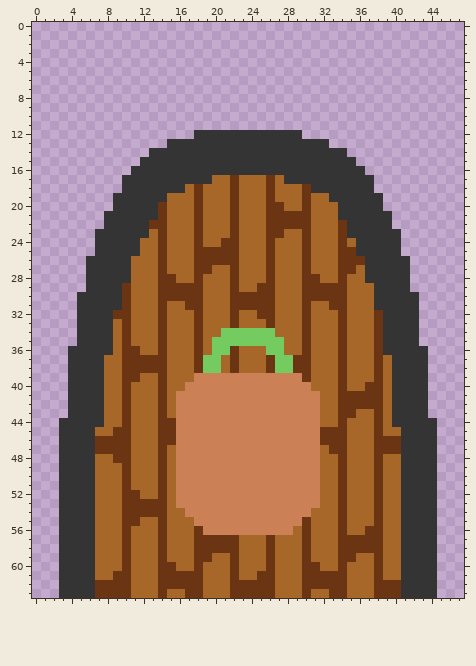
Pixel-art sprite, stored at SpookyJam/Assets/Images/Doors/LockedDoor.png. This is how it looked before the edit.
The file is 48x64 pixels.
The result:
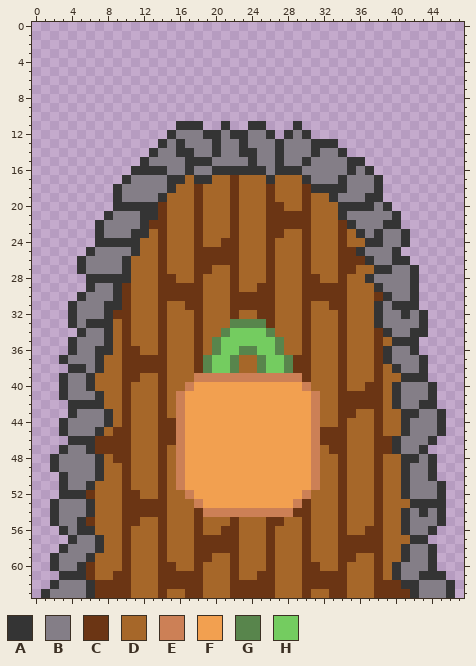
Palette (. is transparent): A #343434  B #847e87  C #6b3514  D #a66729  E #cc8056  F #f2a050  G #58854c  H #74cc60
Difference:
y 11: x 16..18 ... -> AAA; x 21 . -> A; x 24..25 .. -> AA; x 29 . -> A
y 12: x 15..18 ...A -> ABBB; x 21 A -> B; x 24..25 AA -> BB; x 27 A -> .; x 29..30 A. -> BA
y 13: x 14..15 .A -> AB; x 17..19 AAA -> BBB; x 21..22 AA -> BB; x 24..26 AAA -> BBB; x 28..30 AAA -> BBB; x 33 . -> A
y 14: x 14..15 AA -> BB; x 18..19 AA -> BB; x 21..22 AA -> BB; x 25..26 AA -> BB; x 28..30 AAA -> BBB; x 32..33 AA -> BB
y 15: x 13..16 AAAA -> BBBB; x 20..23 AAAA -> BBBB; x 25..26 AA -> BB; x 28..29 AA -> BB; x 31..34 AAAA -> BBBB; x 36 . -> A
y 16: x 15..16 AA -> BB; x 18..19 AA -> BB; x 26 A -> B; x 30..34 AAAAA -> BBBBB; x 36..37 A. -> BA
y 17: x 11..14 AAAA -> BBBB; x 17 A -> D; x 26 C -> A; x 28..29 AA -> DD; x 31..33 AAA -> BBB; x 35..38 AAA. -> BBBA
y 18: x 9..14 .AAAAA -> ABBBBB; x 16 A -> D; x 35..38 AAA. -> BBBA
y 19: x 10..13 AAAA -> BBBB; x 34..36 AAA -> BBB
y 20: x 38..39 A. -> BA
y 21: x 9..11 AAA -> BBB; x 35..40 AAAAA. -> BBBBBA
y 22: x 7..11 .AAAA -> ABBBB; x 36..38 AAA -> BBB; x 40 . -> A
y 23: x 8..10 AAA -> BBB; x 35 A -> D; x 37 A -> B; x 39..41 AA. -> BBA
y 24: x 36 A -> D; x 39..41 AA. -> BBA
y 25: x 6..10 .AAAA -> ABBBB; x 37..39 AAA -> BBB
y 26: x 5..9 .AAAA -> ABBBB; x 38..39 AA -> BB
y 27: x 5..9 .AAAA -> ABBBB; x 37 A -> D; x 40..42 AA. -> BBA
y 28: x 38..42 AAAA. -> BBBBA
y 29: x 7..8 AA -> BB; x 39..42 AAA. -> BBBA
y 30: x 6..8 AAA -> BBB; x 38 A -> C; x 40..41 AA -> BB
y 31: x 4..7 .AAA -> ABBB; x 39 A -> B
y 32: x 4..7 .AAA -> ABBB; x 38..40 CAA -> ABB; x 42..43 A. -> BA
y 33: x 4..5 .A -> AB; x 22..25 CDDD -> GGGG; x 38..43 CAAAA. -> ABBBBA
y 34: x 6..7 AA -> BB; x 21 H -> G; x 26 H -> G; x 40..41 AA -> BB; x 43 . -> A
y 35: x 4..7 .AAA -> ABBB; x 20 H -> G; x 27 H -> G; x 39 A -> D
y 36: x 5..6 AA -> BB; x 20 H -> G; x 22..25 CDDD -> HGGH; x 27 H -> G; x 40..41 AA -> BB; x 43 A -> .
y 37: x 3..6 .AAA -> ABBB; x 19 H -> G; x 21..22 DC -> HG; x 25..26 DC -> GH; x 28 H -> G; x 39..42 DAAA -> ABBB
y 38: x 6 A -> B; x 19 H -> G; x 21..22 DC -> HG; x 25..26 DC -> GH; x 28 H -> G; x 41..42 AA -> BB
y 39: x 3..5 .AA -> ABB; x 7 A -> D; x 40 A -> D
y 40: x 3..5 .AA -> ABB; x 7 A -> D; x 18..29 EEEEEEEEEEEE -> FFFFFFFFFFFF; x 41..44 AAA. -> BBBA
y 41: x 3..6 .AAA -> ABBB; x 17..30 EEEEEEEEEEEEEE -> FFFFFFFFFFFFFF; x 41..44 AAA. -> BBBA
y 42: x 17..30 EEEEEEEEEEEEEE -> FFFFFFFFFFFFFF; x 41..42 AA -> BB; x 44 . -> A
y 43: x 5..8 AAAD -> BBBA; x 17..30 EEEEEEEEEEEEEE -> FFFFFFFFFFFFFF; x 40 A -> D; x 43..45 A.. -> BBA
y 44: x 4..8 AAAAD -> BBBBA; x 17..30 EEEEEEEEEEEEEE -> FFFFFFFFFFFFFF; x 40 A -> D; x 42..45 AAA. -> BBBA
y 45: x 4..7 AAAD -> BBBA; x 17..30 EEEEEEEEEEEEEE -> FFFFFFFFFFFFFF; x 42..45 AAA. -> BBBA
y 46: x 3 A -> .; x 17..30 EEEEEEEEEEEEEE -> FFFFFFFFFFFFFF; x 40..43 CAAA -> ABBB
y 47: x 4..5 AA -> BB; x 17..30 EEEEEEEEEEEEEE -> FFFFFFFFFFFFFF; x 40..42 CAA -> ABB; x 44 A -> .
y 48: x 2..7 .AAAAD -> ABBBBA; x 17..30 EEEEEEEEEEEEEE -> FFFFFFFFFFFFFF; x 43 A -> B
y 49: x 2..7 .AAAAD -> ABBBBA; x 17..30 EEEEEEEEEEEEEE -> FFFFFFFFFFFFFF; x 42..43 AA -> BB
y 50: x 4..7 AAAD -> BBBA; x 17..30 EEEEEEEEEEEEEE -> FFFFFFFFFFFFFF; x 42..43 AA -> BB
y 51: x 4..5 AA -> BB; x 17..30 EEEEEEEEEEEEEE -> FFFFFFFFFFFFFF; x 42..45 AAA. -> BBBA
y 52: x 6 A -> C; x 16 E -> D; x 18..29 EEEEEEEEEEEE -> FFFFFFFFFFFF; x 31 E -> D; x 42..45 AAA. -> BBBA
y 53: x 2..5 .AAA -> ABBB; x 16..17 EE -> DD; x 19..28 EEEEEEEEEE -> FFFFFFFFFF; x 30..31 EE -> CD; x 41 A -> D; x 45 . -> A
y 54: x 2..5 .AAA -> ABBB; x 17..18 EE -> DC; x 29..30 EE -> CC; x 42 A -> B; x 44..45 A. -> BA
y 55: x 2..4 .AA -> ABB; x 6 A -> C; x 18..29 EEEEEEEEEEEE -> CDDDCDDDCCDD; x 42..45 AAA. -> BBBA
y 56: x 4 A -> B; x 19..28 EEEEEEEEEE -> DDCCDDDCDD; x 42..43 AA -> BB
y 57: x 3 A -> .; x 5..7 AAD -> BBA; x 41 A -> D; x 44 A -> .
y 58: x 4..7 AAAD -> BBBA; x 42..43 AA -> BB
y 59: x 2..5 .AAA -> ABBB; x 42..43 AA -> BB
y 60: x 2..4 .AA -> ABB; x 6 A -> C; x 40..43 DAAA -> ABBB
y 61: x 6 A -> C; x 40..42 DAA -> ABB; x 45 . -> A
y 62: x 2..5 .AAA -> ABBB; x 43..46 AA.. -> BBBA
y 63: x 1..5 ..AAA -> ABBBB; x 41 A -> C; x 43..46 AA.. -> BBBA
Boxes around the changes in both pictures, in picture pixels (x1, y1, x2, y2):
changed: (41, 121, 455, 598)
